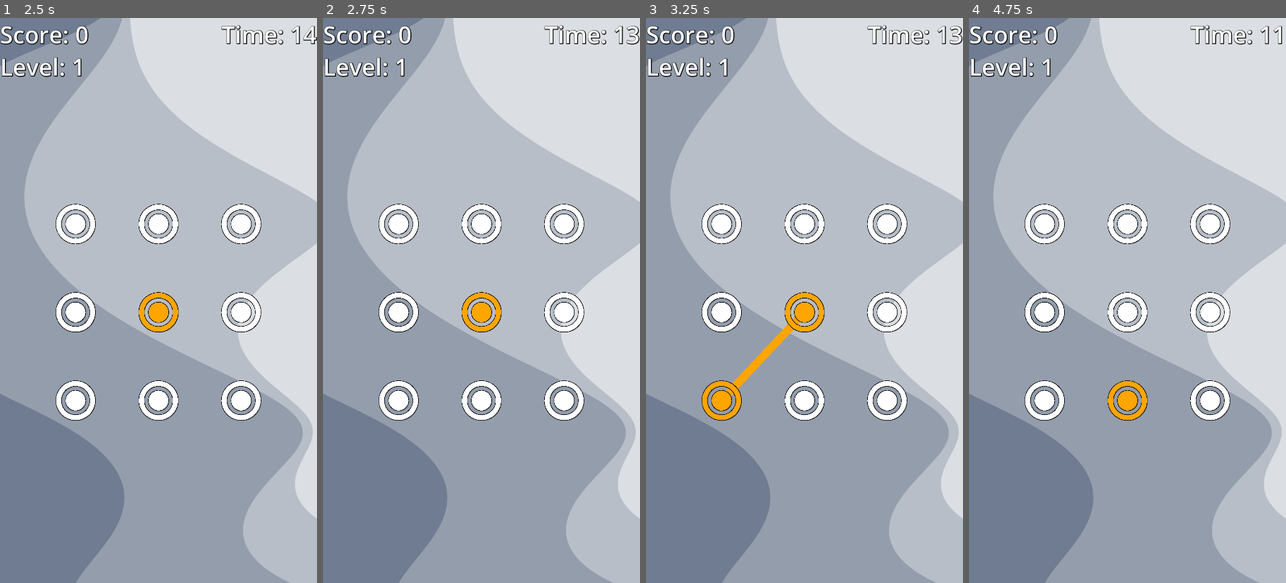
Above: before the commit, frames 1-4 (left to right).
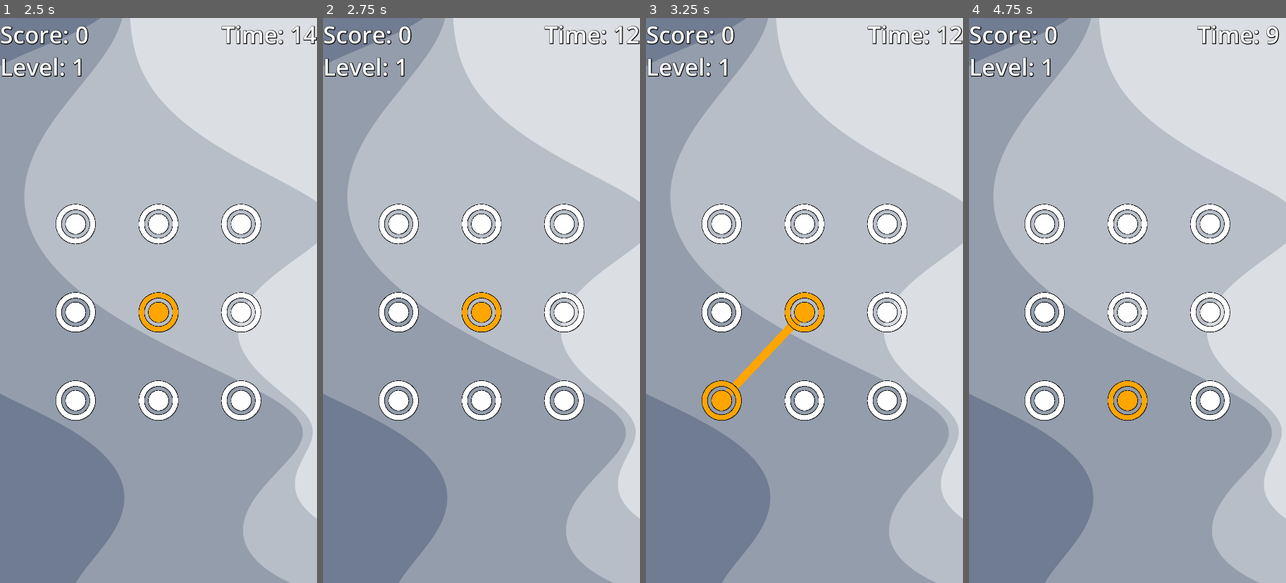
Above: after the commit, the same moments.

Repository: tJamesD/dot-line-matcher
Game: Godot game, scene res://Scenes/menu.tscn
Two runs of this game, one before a commit and one after it. Both use one fixed random seed, a clock stepped at 60 frames per second and the inputs below.
Inputs (mouse positions are in pixels of both pictures, inside the frame that each line leads up to):
- Up to frame 1 (2.5 s): click "Play" at 0.5 s; drag from (76, 221) to (158, 221) at 1.27 s; drag from (158, 221) to (76, 221) at 2.02 s
- Up to frame 2 (2.75 s): no input
- Up to frame 3 (3.25 s): move the mouse to (886, 221) at 2.77 s; click (886, 221) at 2.92 s
- Up to frame 4 (4.75 s): tap Enter at 3.5 s; drag from (1045, 311) to (1209, 221) at 3.52 s; tap Space at 4.25 s; drag from (1127, 311) to (1045, 311) at 4.27 s

Frame 1 is identical in both runs. In frame 2, less than 0.1% of the frame differs, in the area x 95-100%, y 1-5%; in frame 3, less than 0.1%; in frame 4, 0.5%, in the area x 69-99%, y 1-5%.

Commit message:
adding some mroe scaling options, but timing still isn't great

Diff:
--- a/Scenes/main.tscn
+++ b/Scenes/main.tscn
@@ -105,7 +105,6 @@
 [node name="DotManager" type="Node2D" parent="."]
 script = ExtResource("1_bo1nx")
 timer = 15
-time_increase_amount = 1
 animation_timer = 0.6
 
 [node name="Dot0" parent="DotManager" instance=ExtResource("1_jjgbg")]
--- a/Scripts/dots_manager.gd
+++ b/Scripts/dots_manager.gd
@@ -24,6 +24,7 @@
 @onready var active_dot = null
 
 @onready var debug_counter =0
+@export  var timer_division_amount = 2.0
 
 signal score_increased(amt :int)
 signal level_increased(level :int)
@@ -31,7 +32,7 @@
 signal game_over()
 
 @export var timer = 30
-@export var time_increase_amount = 2
+@export var time_increase_amount : float = 1.5
 @onready var second_tracker = 0.0
 
 var animate = true
@@ -226,54 +227,65 @@
 		#2:
 			gen_length +=1
 			level +=1
-			time_increase_amount = 2
-			timer+=3
+			time_increase_amount = 2.6
+			timer+=4.0
 			level_increased.emit(level)
 
 		#4:
 		10:
 			gen_length +=1
 			level +=1
-			time_increase_amount = 3
-			timer+=6
+			time_increase_amount = 3.7
+			timer+=4.0
 			level_increased.emit(level)
 		#6:
 		15:
 			gen_length +=1
 			level +=1
-			time_increase_amount = 4
-			timer+=9
-			level_increased.emit(level)
+			time_increase_amount = 4.8
+			timer+=4.0
+			timer_division_amount = 1.5
+			level_increased.emit(level)
+
 		#8:
 		25:
 			gen_length +=1
 			level +=1
-			time_increase_amount = 5
-			timer+=12
+			time_increase_amount = 5.9
+			timer+=4.0
 			level_increased.emit(level)
 
 		#10:
 		35:
 			gen_length +=1
 			level +=1
-			time_increase_amount = 6
-			timer+=12
-			level_increased.emit(level)
+			time_increase_amount = 7.0
+			timer+=4.0
+			timer_division_amount = 1.25
+			level_increased.emit(level)
+
 
 		#12:
 		45:
 			gen_length +=1
 			level +=1
-			time_increase_amount = 7
-			timer+=15
-			level_increased.emit(level)
+			time_increase_amount = 8.1
+			timer+=5.0
+			animation_timer -= 0.05
+			level_increased.emit(level)
+
 		#14:
 		55:
 			gen_length +=1
 			level +=1
-			time_increase_amount = 8
-			timer+=18
-			level_increased.emit(level)
+			time_increase_amount = 9.2
+			timer+=5
+			animation_timer -= 0.05
+			timer_division_amount = 1.0
+			level_increased.emit(level)
+
+
+
 
 func _move_active_dot():
 	if active_dot != null :
@@ -416,7 +428,7 @@
 	if decrease_time:
 		decrease_time = false
 		print("TIME DECREASED")
-		timer -= time_increase_amount /2
+		timer -= time_increase_amount / timer_division_amount
 
 #func _set_green_line():
 	#for dot in user_guess:
Not shown, changed: APK/DotLineMatcher.apk
Not shown, changed: APK/DotLineMatcher.apk.idsig
